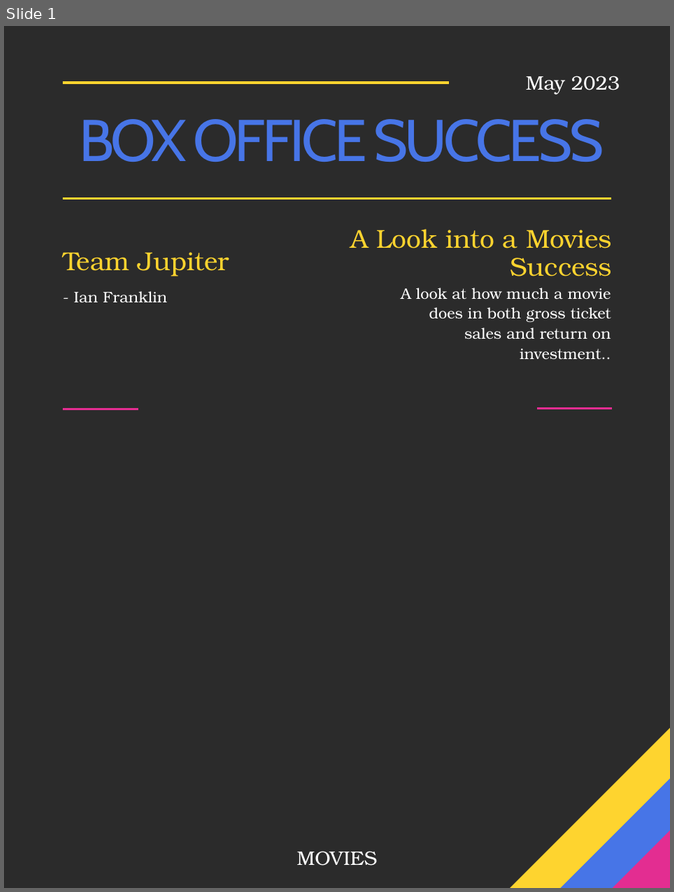
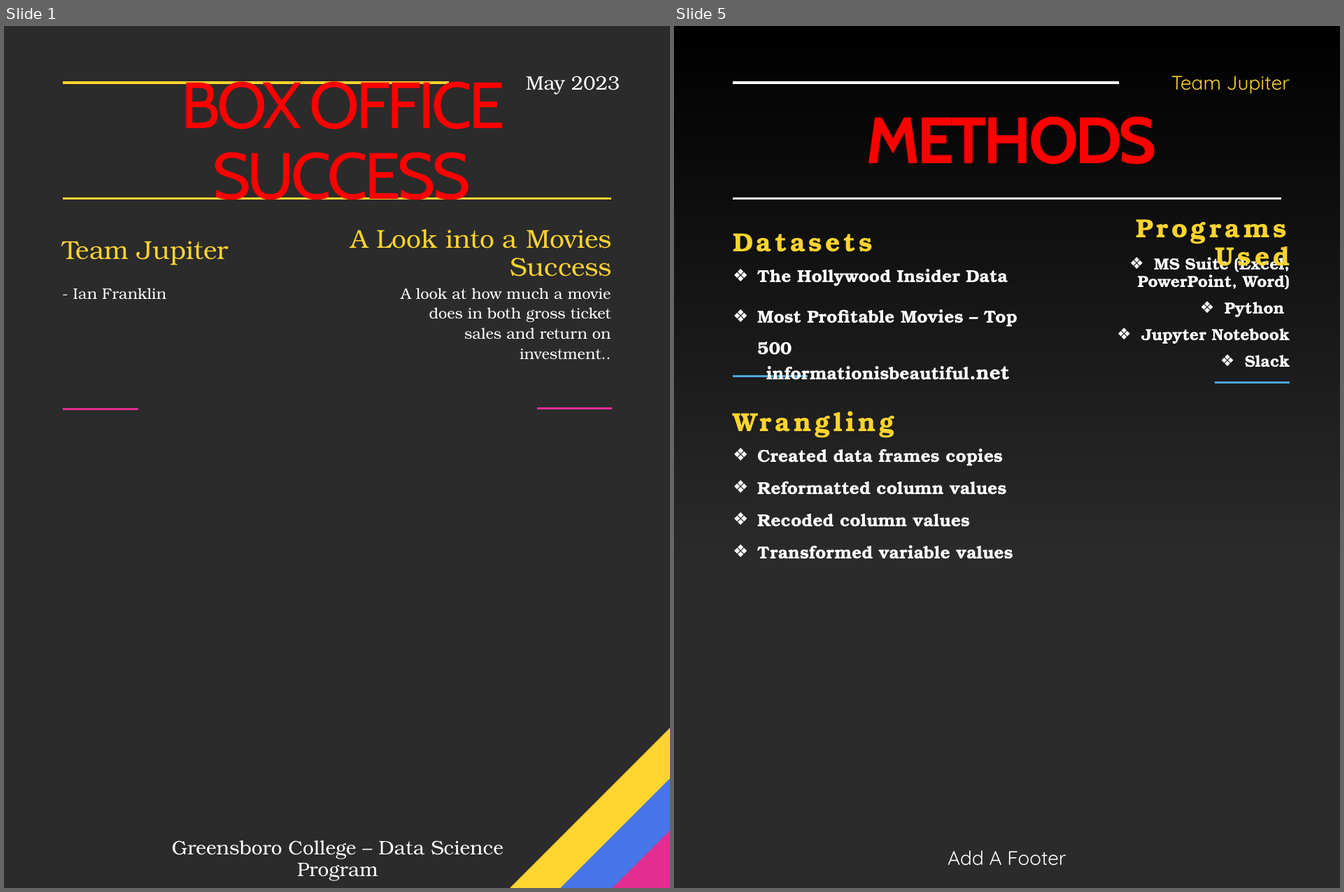
Before and after one commit to IanFranklin/Final_Project_Team_Jupiter, a slide deck: Media/Box Office Success.pptx. Shown side by side, each under a label of ours: slide 1 before the commit, slides 1 and 5 after it; the slides between them are not shown. The pictures are 674x892 and 1344x892 pixels, drawn with LibreOffice and Linux fonts; fonts in the diff are those of the drawing; background and template pictures are left out; a plain dark background stands for a picture behind light text. Boxes give left, top, right and bottom in pixels: in the first picture for what was removed or moved away, otherwise in the second. Text is boxed around its words. In the diff, an @@ line names an element or a change of style, - is before the commit and + after.

Commit message:
updated visuals and power point

```diff
--- a/Media/Box Office Success.pptx
+++ b/Media/Box Office Success.pptx
@@ slide 5 added at <box>674,26,1340,888</box>, background picture (left out) @@
@@ rectangle added at <box>674,26,1340,557</box>, fill gradient #000000 @@
@@ line added from (1119, 83) to (733, 83), #FFFFFF 2.25 pt @@
@@ text added at <box>1172,76,1290,94</box>, 18 pt, text #FED42F @@
+Team Jupiter
@@ title added at <box>866,116,1157,165</box>, 60 pt, text #FF0000, bold @@
+METHODS
@@ line added from (1282, 198) to (733, 198), #FFFFFF 2.25 pt @@
@@ text added at <box>733,233,873,252</box>, 24 pt, text #FED42F, bold @@
+Datasets
@@ text added at <box>1136,219,1286,244</box>, 24 pt, text #FED42F, bold @@
+Programs Used
@@ text added at <box>1138,253,1291,368</box>, 14.8 pt, text #FFFFFF, bold @@
+❖ MS Suite (Excel, PowerPoint, Word)
+❖ Python
+❖ Jupyter Notebook
+❖ Slack
@@ text added at <box>757,269,1018,380</box>, 16 pt, text #FFFFFF, bold @@
+❖ The Hollywood Insider Data
+❖ Most Profitable Movies – Top 500
+  informationisbeautiful.net
@@ line added from (808, 377) to (733, 377), #4EA6DC 2.25 pt @@
@@ line added from (1290, 383) to (1215, 383), #4EA6DC 2.25 pt @@
@@ text added at <box>733,405,957,438</box>, 24 pt, text #FED42F, bold @@
+Wrangling
@@ text added at <box>757,449,1013,559</box>, 16 pt, text #FFFFFF, bold @@
+❖ Created data frames copies
+❖ Reformatted column values
+❖ Recoded column values
+❖ Transformed variable values
@@ text added at <box>948,851,1066,866</box>, 18 pt, text #FFFFFF @@
+Add A Footer
@@ slide 1 changed as well @@
@@ title "BOX OFFICE SUCCESS" at <box>182,81,505,200</box>: size 54 to 60 pt, text colour #4775E7 to #FF0000 @@
@@ text "Team Jupiter": place and size @@
-text "Team Jupiter" at <box>63,252,229,277</box>
+text "Team Jupiter" at <box>62,241,229,265</box>
@@ text "- Ian Franklin": place and size @@
-text "- Ian Franklin" at <box>74,291,167,302</box>
+text "- Ian Franklin" at <box>73,288,166,299</box>
@@ text at <box>172,841,504,881</box>: text changed @@
-MOVIES
+Greensboro College – Data Science Program
```
Also in this commit, not shown: 3 other slides changed, 9 other slides added, 4 slides removed, 10 other files.
